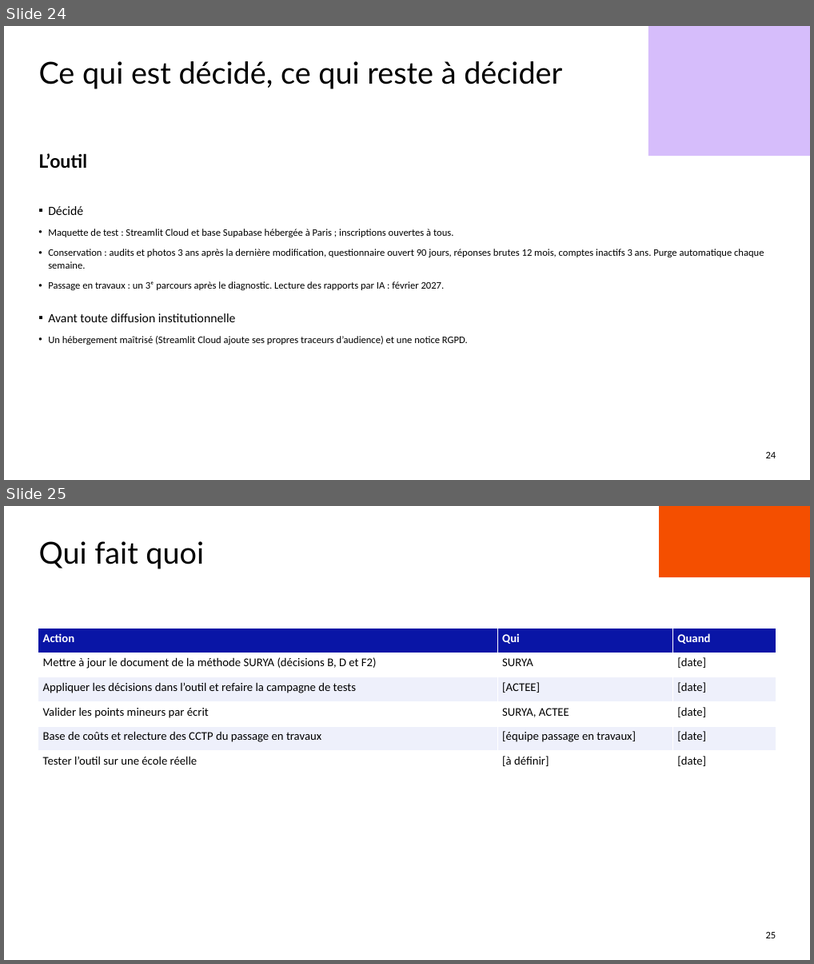
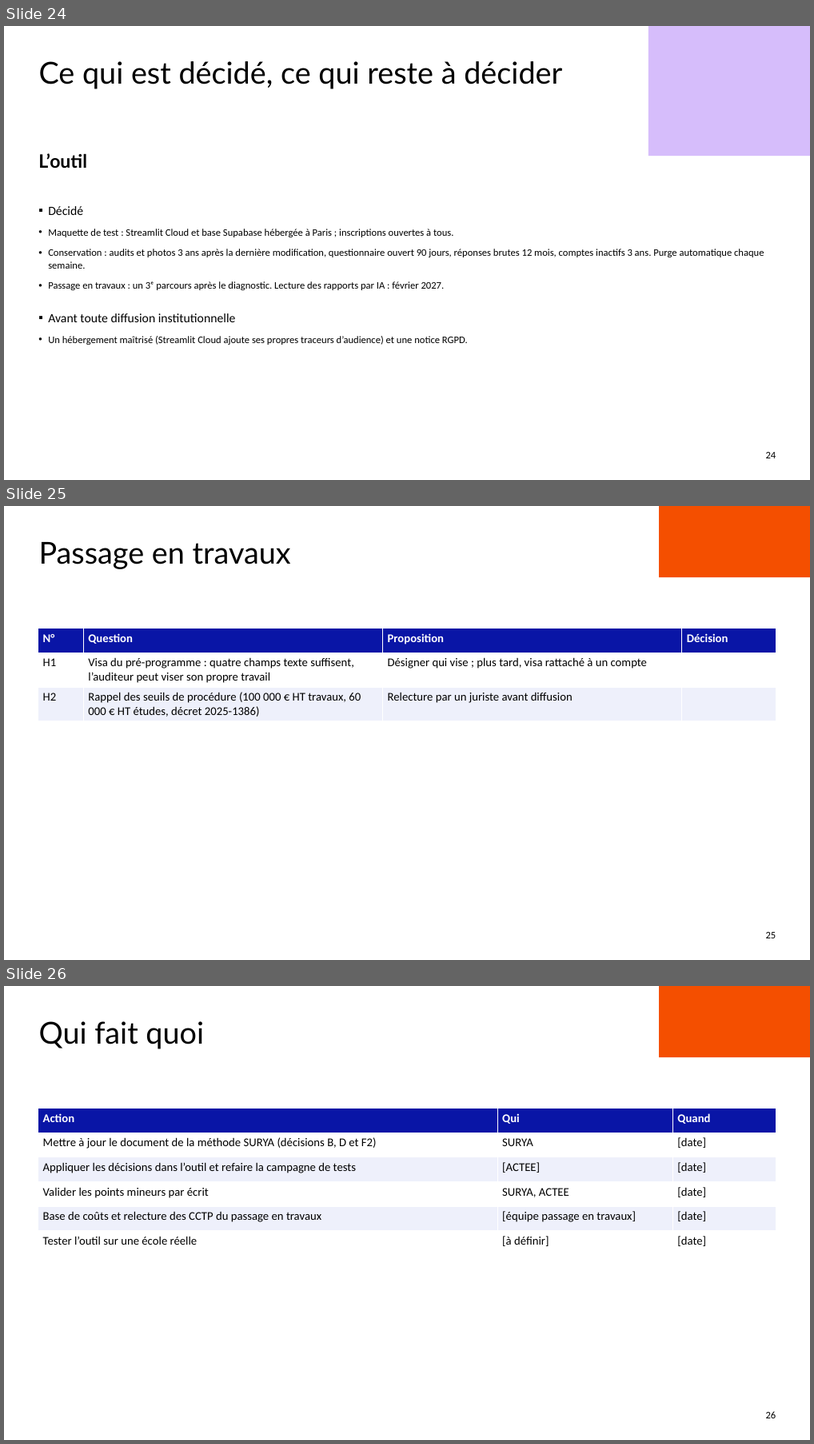
Before and after one commit to benjaminlallemand44/outilplancanicule_methodosurya, a slide deck: docs/presentation/Points_a_trancher_reunion.pptx. Shown one above the other, each under a label of ours: slides 24 and 25 before the commit, slides 24, 25 and 26 after it. The pictures are 814x964 and 814x1444 pixels, drawn with LibreOffice and Linux fonts; fonts in the diff are those of the drawing; background and template pictures are left out. Boxes give left, top, right and bottom in pixels: in the first picture for what was removed or moved away, otherwise in the second. Text is boxed around its words. In the diff, an @@ line names an element or a change of style, - is before the commit and + after.

```diff
--- a/docs/presentation/Points_a_trancher_reunion.pptx
+++ b/docs/presentation/Points_a_trancher_reunion.pptx
@@ slide 25 added at bbox=[4, 506, 810, 960], background #FFFFFF; not listed: 3 template elements that a slide beside it also shows @@
@@ text added at bbox=[39, 542, 291, 569], 36 pt, text #000000 @@
+Passage en travaux
@@ table added at bbox=[38, 628, 776, 720], 3 rows, 4 columns @@
+N° | Question | Proposition | Décision
+H1 | Visa du pré-programme : quatre champs texte suffisent, l’auditeur peut viser son propre travail | Désigner qui vise ; plus tard, visa rattaché à un compte | 
+H2 | Rappel des seuils de procédure (100 000 € HT travaux, 60 000 € HT études, décret 2025-1386) | Relecture par un juriste avant diffusion | 
@@ what was slide 25 is now slide 26 @@
```
Also in this commit, not shown: 3 slides changed, 7 other files.
